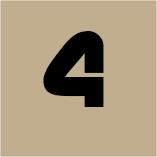
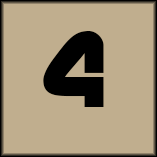
The second 157px x 157px image is a revision of the first. Changes to its layers:
painted on "Layer 1" over 0, 0, 157, 157
removed layer "Background" over 0, 0, 157, 157
